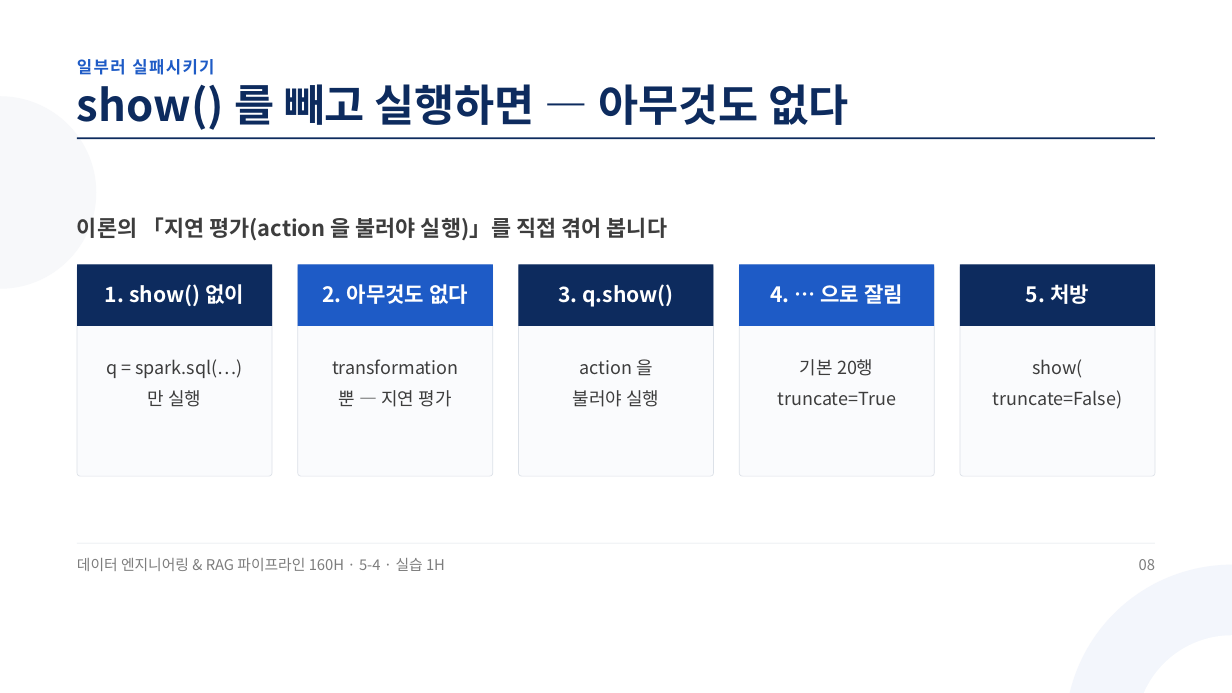
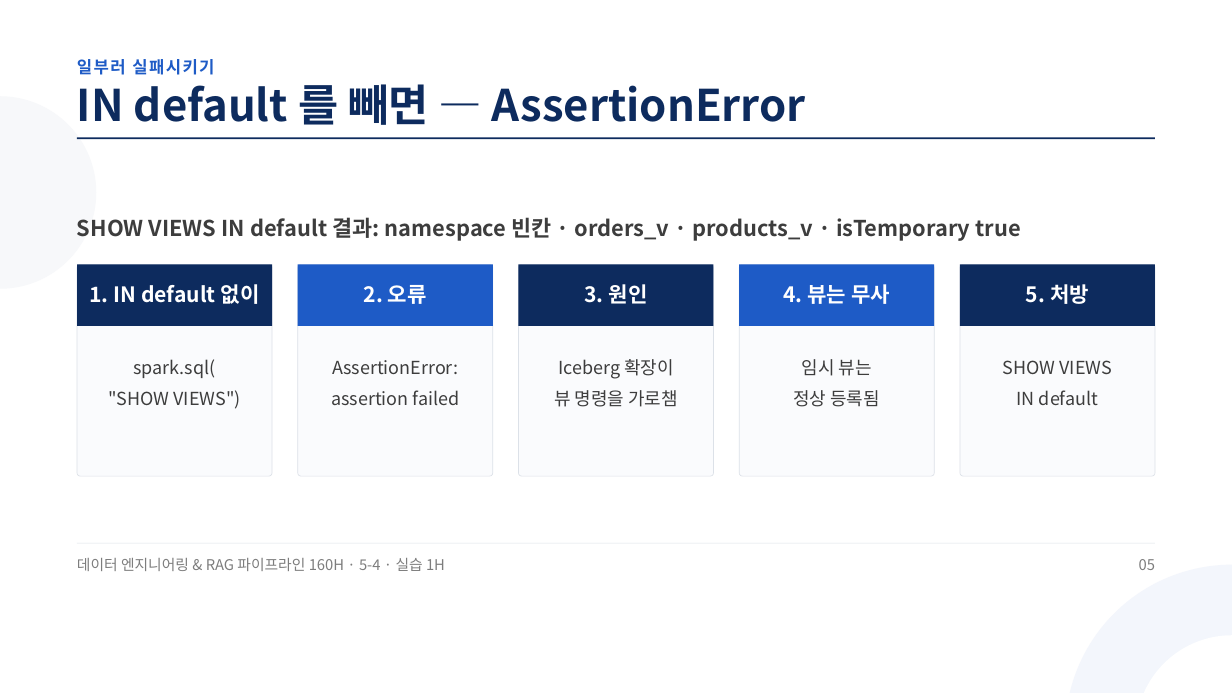
Before and after one commit to aebonlee/materials, a slide deck: slide 5 of data-eng/decks/w5d4s3.pptx (slide 8 before the commit). Drawn at 1232x693 pixels with LibreOffice and Linux fonts; fonts in the diff are those of the drawing. Boxes give left, top, right and bottom in pixels: in the first picture for what was removed or moved away, otherwise in the second. Text is boxed around its words. In the diff, an @@ line names an element or a change of style, - is before the commit and + after.

```diff
--- a/data-eng/decks/w5d4s3.pptx
+++ b/data-eng/decks/w5d4s3.pptx
@@ text at [77,84,806,125]: text changed @@
-show() 를 빼고 실행하면 — 아무것도 없다
+IN default 를 빼면 — AssertionError
@@ text at [77,217,1020,241]: text changed @@
-이론의 「지연 평가(action 을 불러야 실행)」를 직접 겪어 봅니다
+SHOW VIEWS IN default 결과: namespace 빈칸 · orders_v · products_v · isTemporary true
@@ text at [89,284,260,304]: text changed @@
-1. show() 없이
+1. IN default 없이
@@ text at [364,285,427,304]: text changed @@
-2. 아무것도 없다
+2. 오류
@@ text at [584,284,648,304]: text changed @@
-3. q.show()
+3. 원인
@@ text at [783,284,890,304]: text changed @@
-4. … 으로 잘림
+4. 뷰는 무사
@@ text at [108,359,241,409]: text changed @@
-q = spark.sql(…)
-만 실행
+spark.sql(
+"SHOW VIEWS")
@@ text at [554,359,678,407]: text changed @@
-action 을
-불러야 실행
+Iceberg 확장이
+뷰 명령을 가로챔
@@ text at [793,359,880,407]: text changed @@
-기본 20행
-truncate=True
+임시 뷰는
+정상 등록됨
@@ text at [331,360,460,405]: text changed @@
-transformation
-뿐 — 지연 평가
+AssertionError:
+assertion failed
@@ text at [1003,360,1113,405]: text changed @@
-show(
-truncate=False)
+SHOW VIEWS
+IN default
@@ text at [1139,559,1155,570]: text changed @@
-08
+05
```
Also in this commit, not shown: 9 other slides changed, 1 slide added, 1 slide removed, 11 other files.
